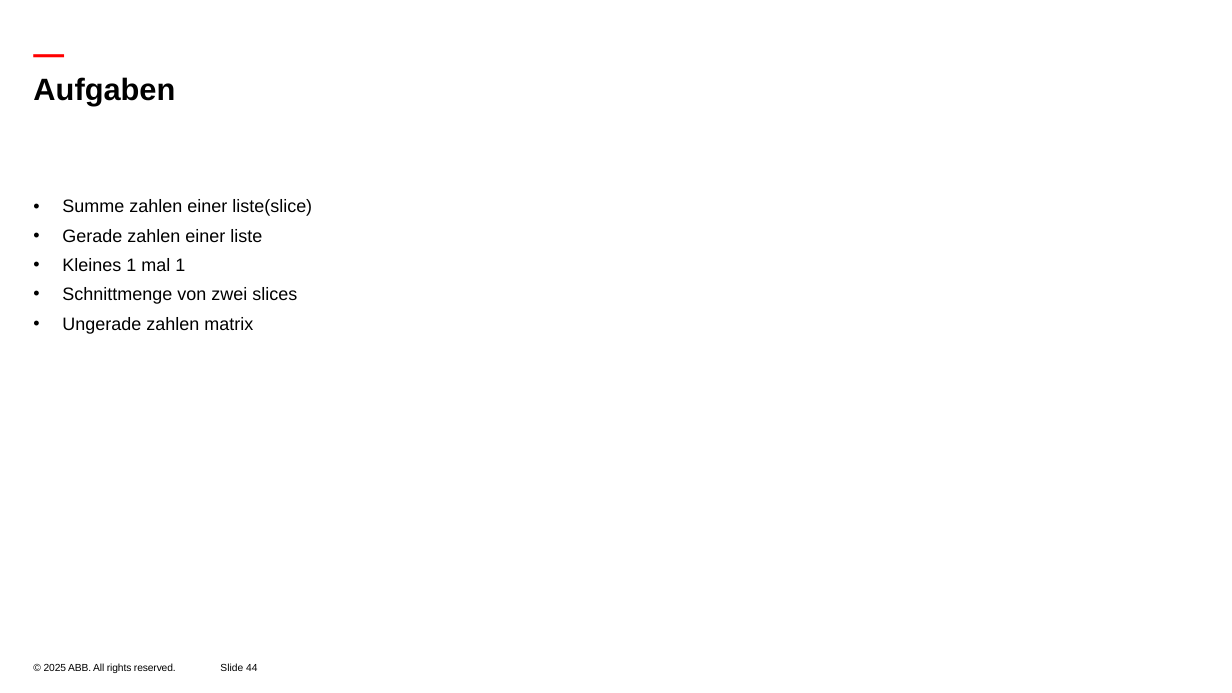
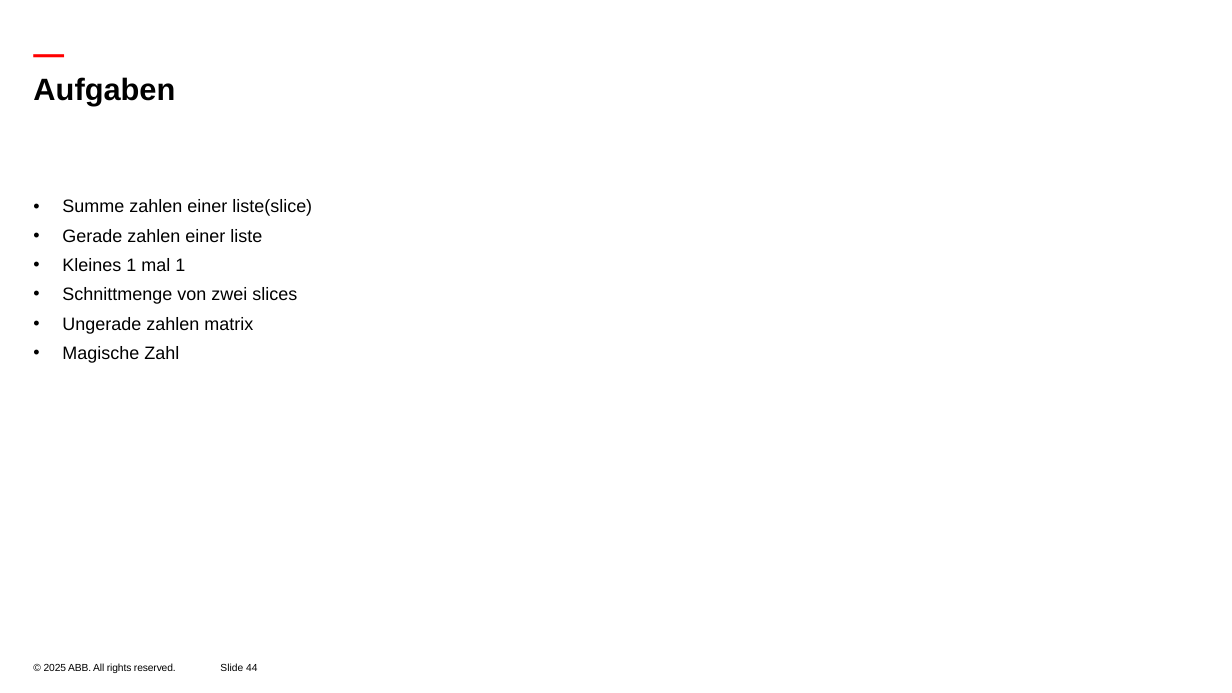
Before and after one commit to luisEM2/Programmieren-Vorpraktikum, a slide deck: slide 44 of 3 Zahlen.pptx. Drawn at 1232x693 pixels with LibreOffice and Linux fonts; fonts in the diff are those of the drawing; background and template pictures are left out. Boxes give left, top, right and bottom in pixels: in the first picture for what was removed or moved away, otherwise in the second. Text is boxed around its words. In the diff, an @@ line names an element or a change of style, - is before the commit and + after.

```diff
--- a/3 Zahlen.pptx
+++ b/3 Zahlen.pptx
@@ text at (62, 346, 179, 363): paragraph added @@
+• Magische Zahl
```
Also in this commit, not shown: 1 other slide changed, 12 slides added, 15 other files.
